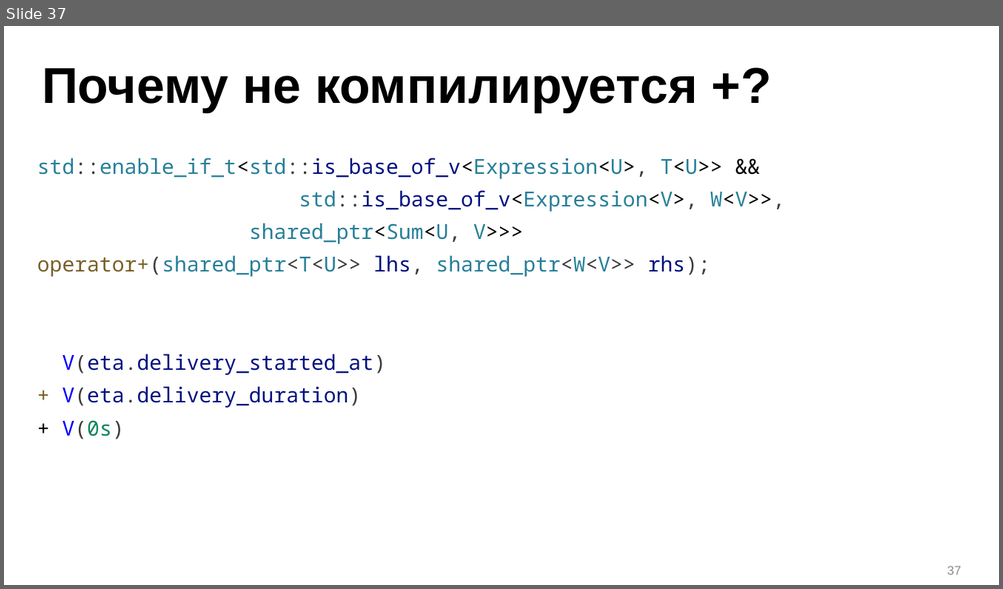
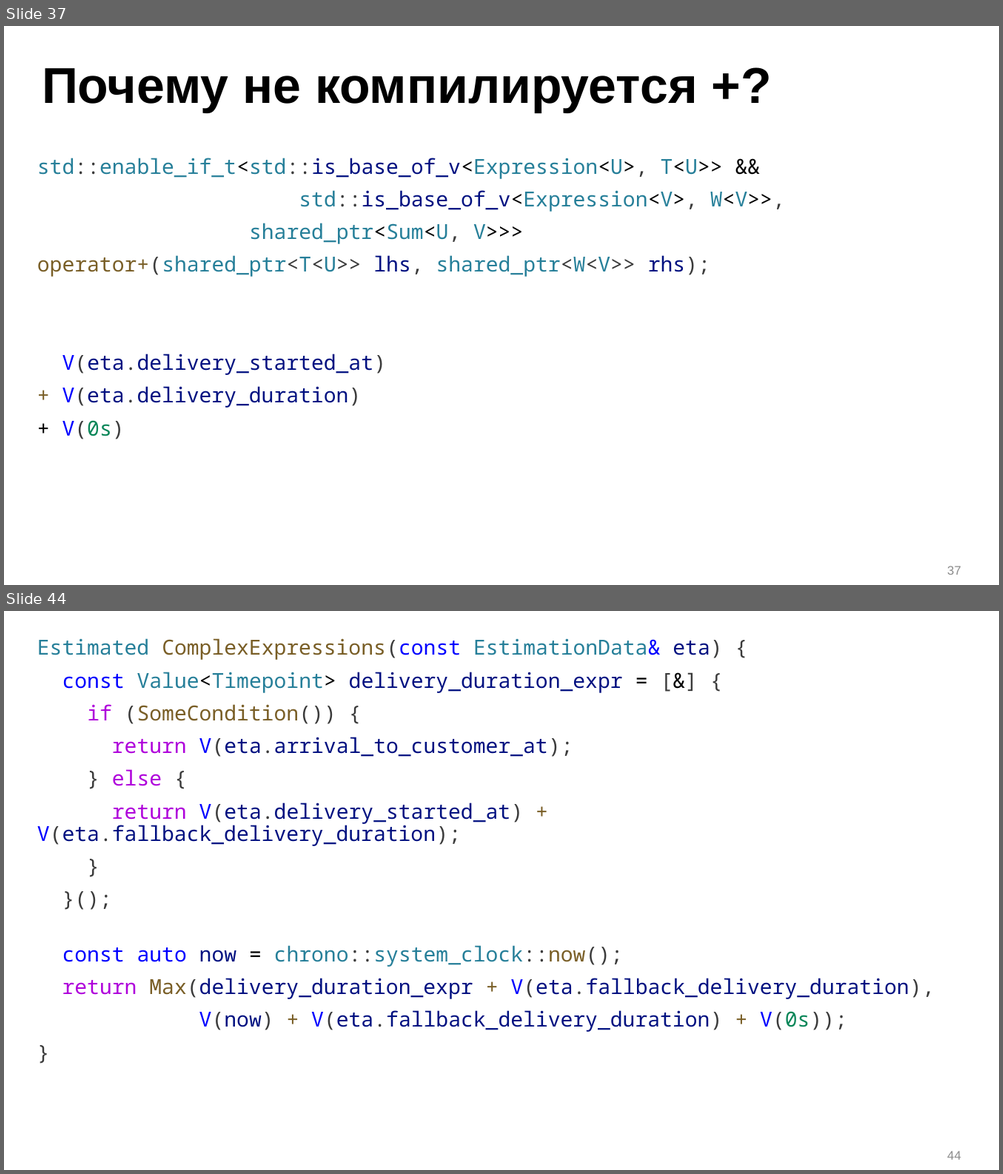
Before and after one commit to ishfb/zcc23, a slide deck: slides_new.pptx. Shown one above the other, each under a label of ours: slide 37 before the commit, slides 37 and 44 after it; the slides between them are not shown. The pictures are 1003x589 and 1003x1174 pixels, drawn with LibreOffice and Linux fonts; fonts in the diff are those of the drawing. Boxes give left, top, right and bottom in pixels: in the first picture for what was removed or moved away, otherwise in the second. Text is boxed around its words. In the diff, an @@ line names an element or a change of style, - is before the commit and + after.

```diff
--- a/slides_new.pptx
+++ b/slides_new.pptx
@@ slide 44 added at box(4, 611, 999, 1170), background #FFFFFF @@
@@ text added at box(37, 638, 934, 1032), 20 pt, text #001080 @@
+Estimated ComplexExpressions(const EstimationData& eta) {
+const Value<Timepoint> delivery_duration_expr = [&] {
+if (SomeCondition()) {
+return V(eta.arrival_to_customer_at);
+} else {
+return V(eta.delivery_started_at) + V(eta.fallback_delivery_duration);
+}
+}();
+const auto now = chrono::system_clock::now();
+return Max(delivery_duration_expr + V(eta.fallback_delivery_duration),
+V(now) + V(eta.fallback_delivery_duration) + V(0s));
+}
@@ page number added at box(947, 1151, 961, 1160), 12 pt, text #8C8C8C @@
+44
```
Also in this commit, not shown: 10 other slides added.
